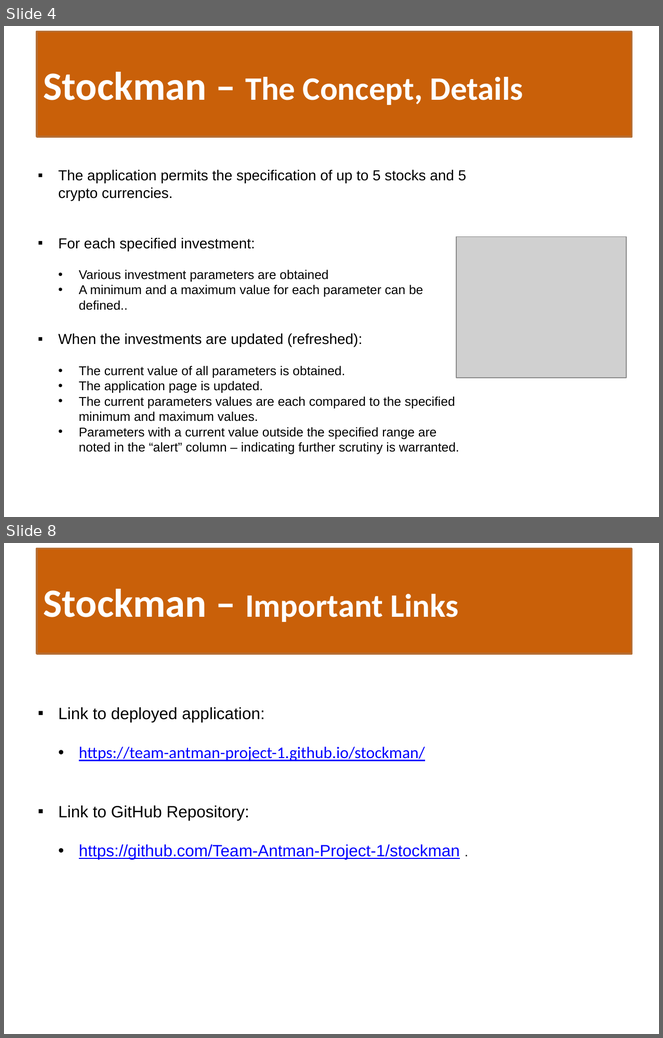
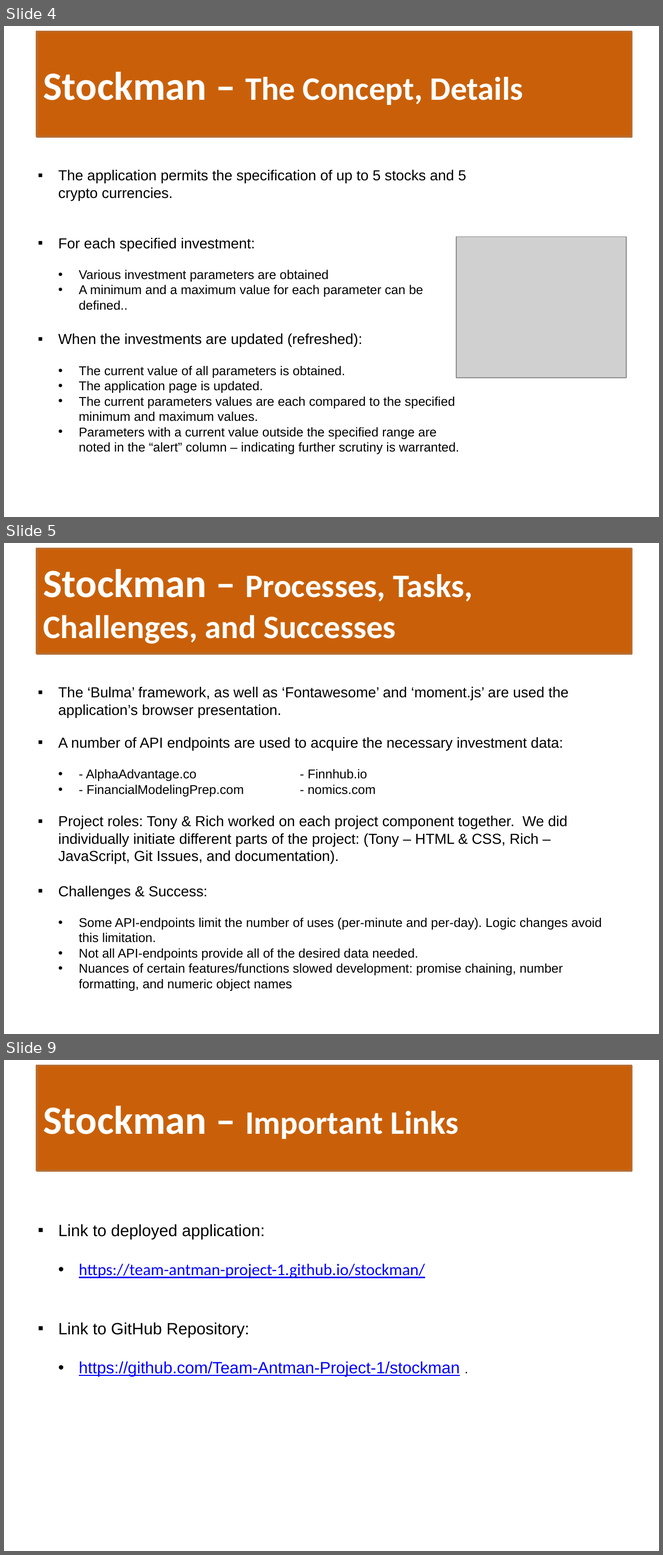
Before and after one commit to tzeuch0922/stock-manager, a slide deck: artifacts/Stockman-Presentation.pptx. Shown one above the other, each under a label of ours: slides 4 and 8 before the commit, slides 4, 5 and 9 after it; the slides between them are not shown. The pictures are 663x1038 and 663x1555 pixels, drawn with LibreOffice and Linux fonts; fonts in the diff are those of the drawing; grey boxes stand for pictures. Boxes give left, top, right and bottom in pixels: in the first picture for what was removed or moved away, otherwise in the second. Text is boxed around its words. In the diff, an @@ line names an element or a change of style, - is before the commit and + after.

```diff
--- a/artifacts/Stockman-Presentation.pptx
+++ b/artifacts/Stockman-Presentation.pptx
@@ slide 5 added at [4, 543, 659, 1034], background #FFFFFF @@
@@ title added at [37, 548, 632, 654], fill #C96009, 36 pt, text #FFFFFF, bold @@
+Stockman – Processes, Tasks, Challenges, and Successes
@@ text added at [58, 687, 602, 991], 16 pt, text #000000 @@
+▪ The ‘Bulma’ framework, as well as ‘Fontawesome’ and ‘moment.js’ are used the application’s browser presentation.
+▪ A number of API endpoints are used to acquire the necessary investment data:
+  • - AlphaAdvantage.co - Finnhub.io
+  • - FinancialModelingPrep.com - nomics.com
+▪ Project roles: Tony & Rich worked on each project component together. We did individually initiate different parts of the project: (Tony – HTML & CSS, Rich – JavaScript, Git Issues, and documentation).
+▪ Challenges & Success:
+  • Some API-endpoints limit the number of uses (per-minute and per-day). Logic changes avoid this limitation.
+  • Not all API-endpoints provide all of the desired data needed.
+  • Nuances of certain features/functions slowed development: promise chaining, number formatting, and numeric object names
@@ what was slide 8 is now slide 9 @@
```
Also in this commit, not shown: 2 slides changed, 1 other slide added, 1 slide removed.
